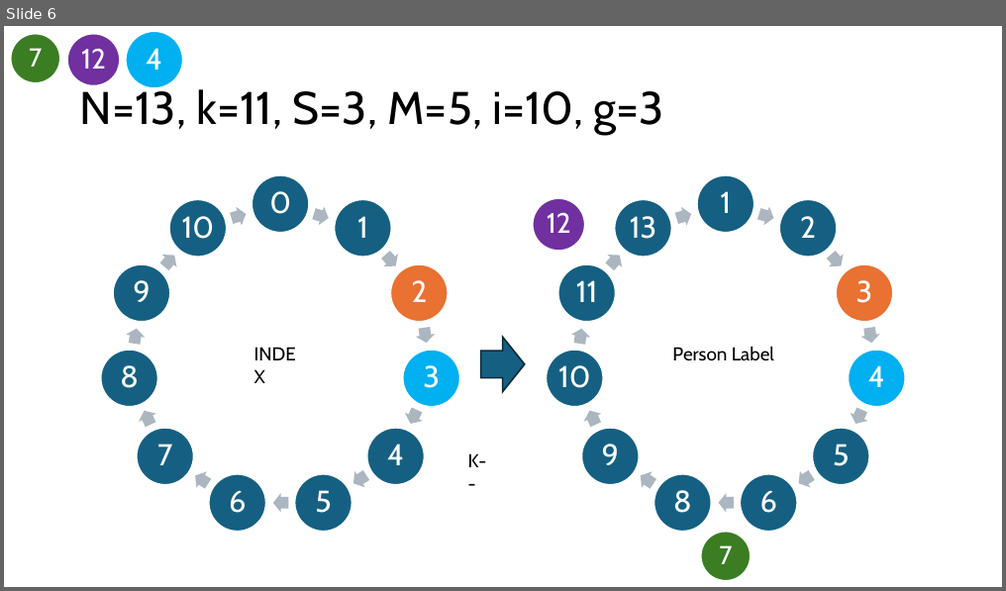
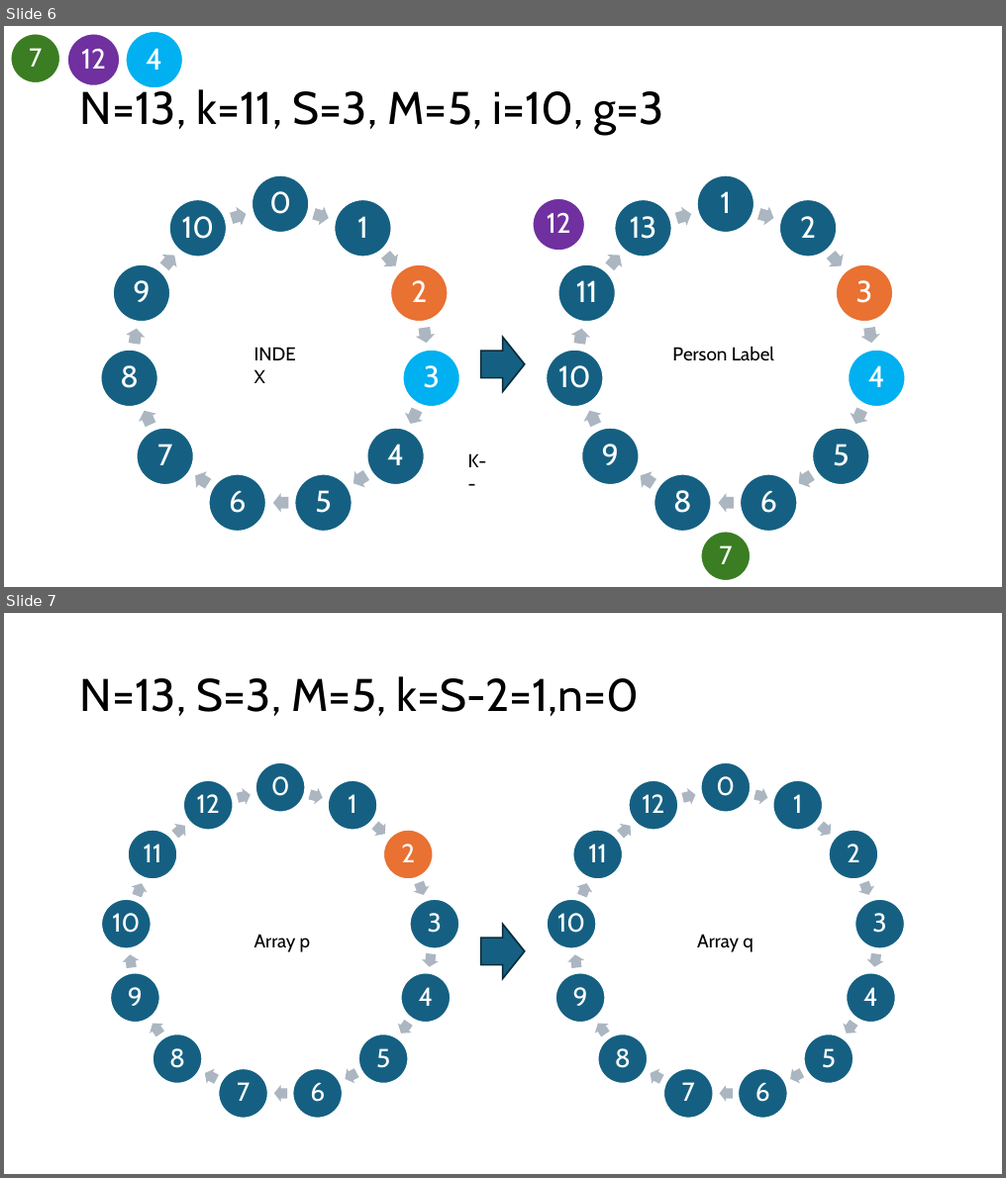
Before and after one commit to yasenstar/java, a slide deck: Java_Prog_Basic/05_Array_String/5.2_One-Dim-Array/约瑟夫环示意步骤.pptx. Shown one above the other, each under a label of ours: slide 6 before the commit, slides 6 and 7 after it. The pictures are 1006x591 and 1006x1178 pixels, drawn with LibreOffice and Linux fonts; fonts in the diff are those of the drawing. Boxes give left, top, right and bottom in pixels: in the first picture for what was removed or moved away, otherwise in the second. Text is boxed around its words. In the diff, an @@ line names an element or a change of style, - is before the commit and + after.

```diff
--- a/Java_Prog_Basic/05_Array_String/5.2_One-Dim-Array/约瑟夫环示意步骤.pptx
+++ b/Java_Prog_Basic/05_Array_String/5.2_One-Dim-Array/约瑟夫环示意步骤.pptx
@@ slide 7 added at (4, 613, 1002, 1174), background #FFFFFF @@
@@ title added at (80, 676, 639, 716), 44 pt, text #000000 @@
+N=13, S=3, M=5, k=S-2=1,n=0
@@ group added at (101, 762, 459, 1118): 13 ellipses, 13 texts, 13 right arrows @@
+0
+1
+2
+3
+4
+5
+6
+7
+8
+9
+10
+11
+12
@@ group added at (547, 762, 905, 1118): 13 ellipses, 13 texts, 13 right arrows @@
+0
+1
+2
+3
+4
+5
+6
+7
+8
+9
+10
+11
+12
@@ text added at (254, 934, 311, 953), 18 pt, text #000000 @@
+Array p
@@ right arrow added at (481, 925, 525, 979), fill #156082, outline #092A39 1.5 pt @@
@@ text added at (697, 934, 753, 953), 18 pt, text #000000 @@
+Array q
```
Also in this commit, not shown: 1 other slide added, 1 other file.
